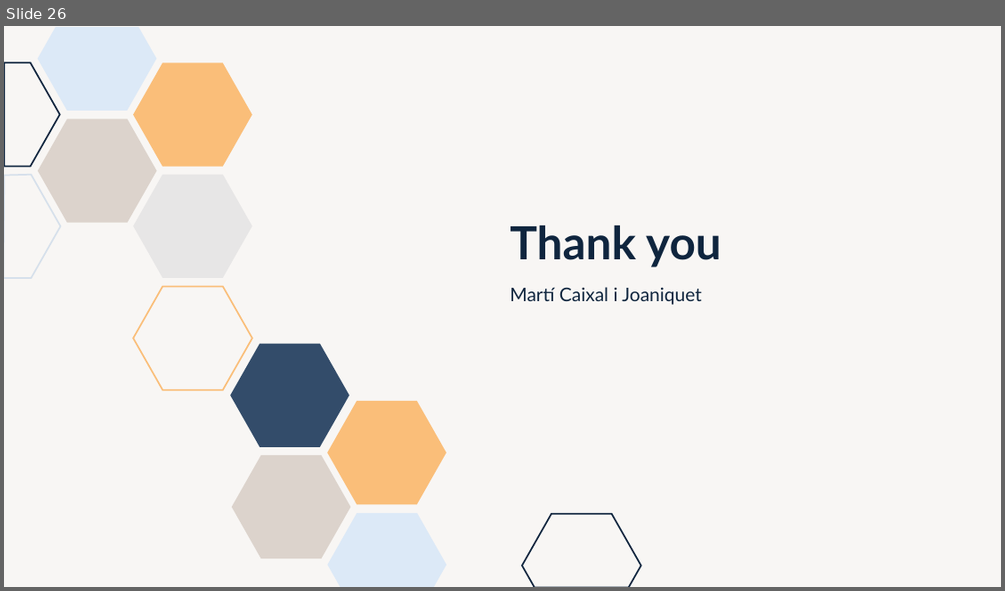
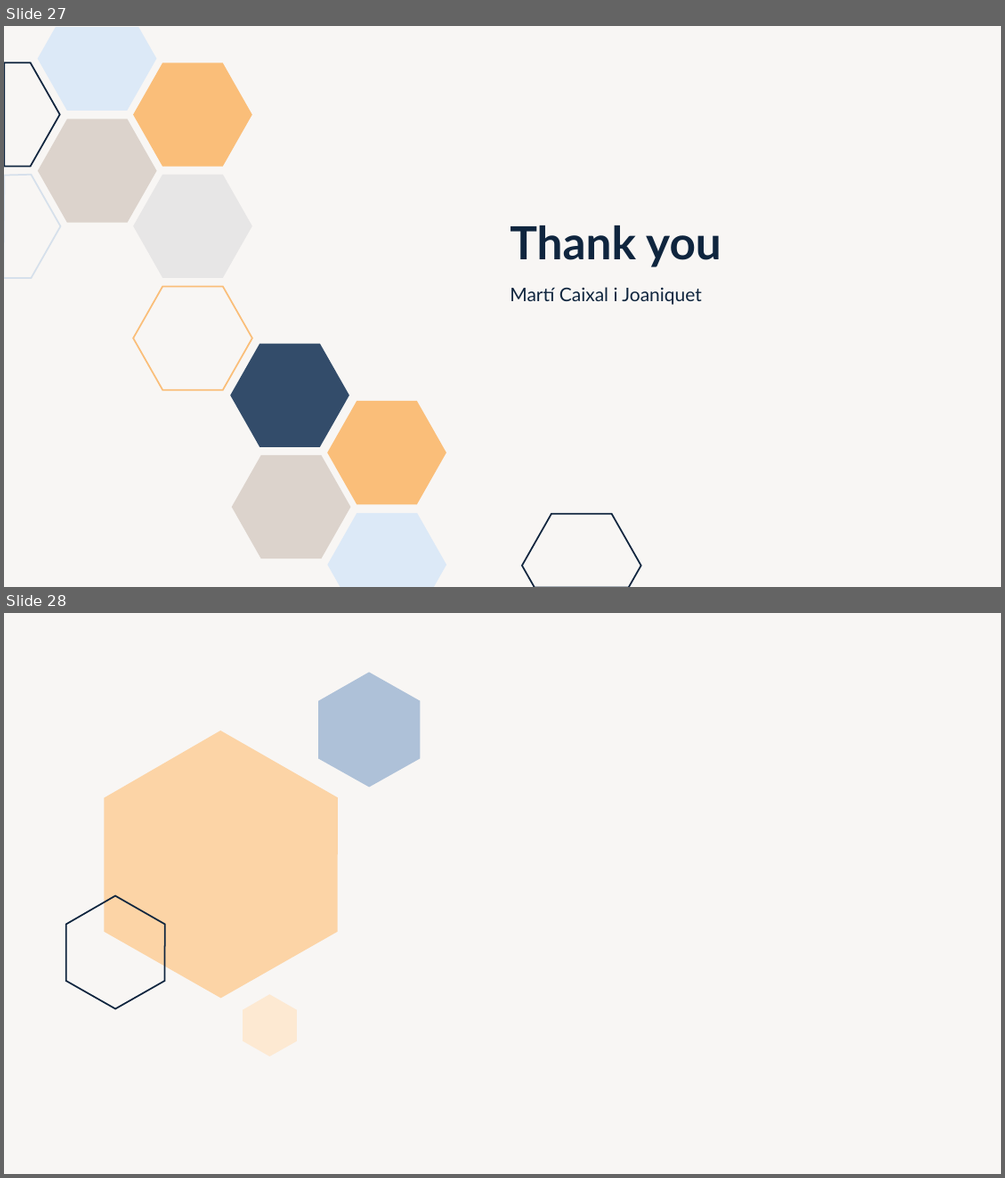
Before and after one commit to marti1999/TFG, a slide deck: informes/entrega final/presentation.pptx. Shown one above the other, each under a label of ours: slide 26 before the commit, slides 27 and 28 after it. The pictures are 1005x591 and 1005x1178 pixels, drawn with LibreOffice and Linux fonts; fonts in the diff are those of the drawing. Boxes give left, top, right and bottom in pixels: in the first picture for what was removed or moved away, otherwise in the second. Text is boxed around its words. In the diff, an @@ line names an element or a change of style, - is before the commit and + after.

```diff
--- a/informes/entrega final/presentation.pptx
+++ b/informes/entrega final/presentation.pptx
@@ slide 28 added at bbox=[4, 613, 1001, 1174], background #DCD3CC at 20% opacity @@
@@ freeform shape added at bbox=[318, 672, 420, 787], fill #AEC1D8 @@
@@ freeform shape added at bbox=[105, 730, 338, 998], fill #FCD4A6 @@
@@ freeform shape added at bbox=[66, 896, 165, 1008], outline #0F253E 1.5 pt @@
@@ freeform shape added at bbox=[243, 995, 297, 1056], fill #FDE9D2 @@
@@ what was slide 26 is now slide 27 @@
```
Also in this commit, not shown: 4 slides changed, 3 other slides added, 1 slide removed, 2 other files.
